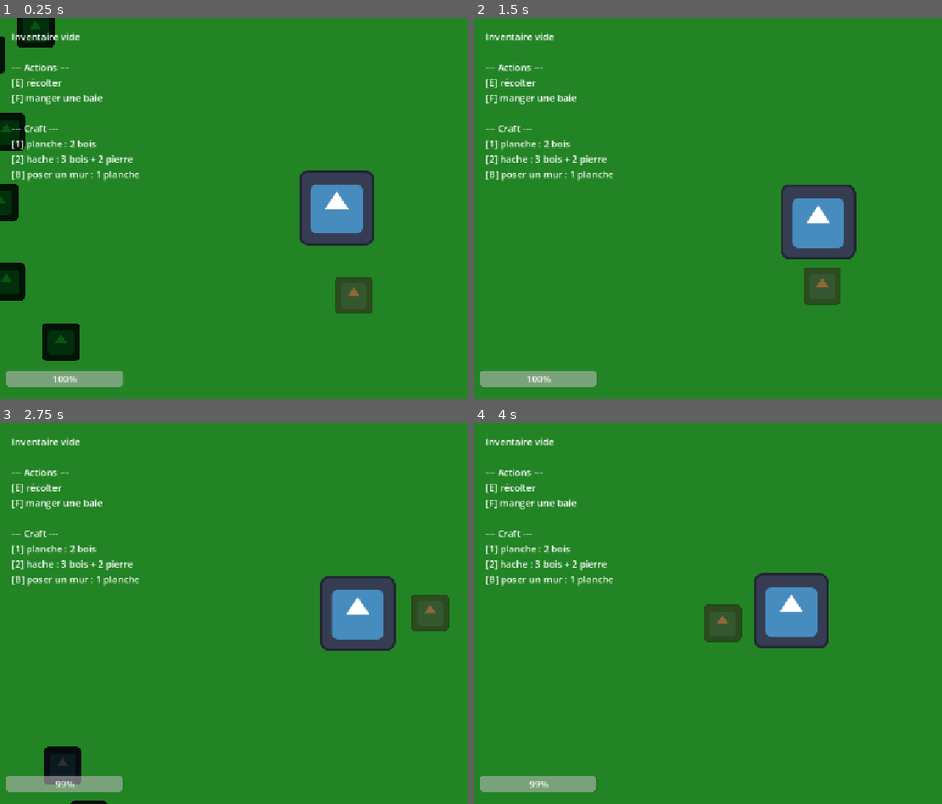
Above: before the commit, frames 1-4 (two rows, left to right).
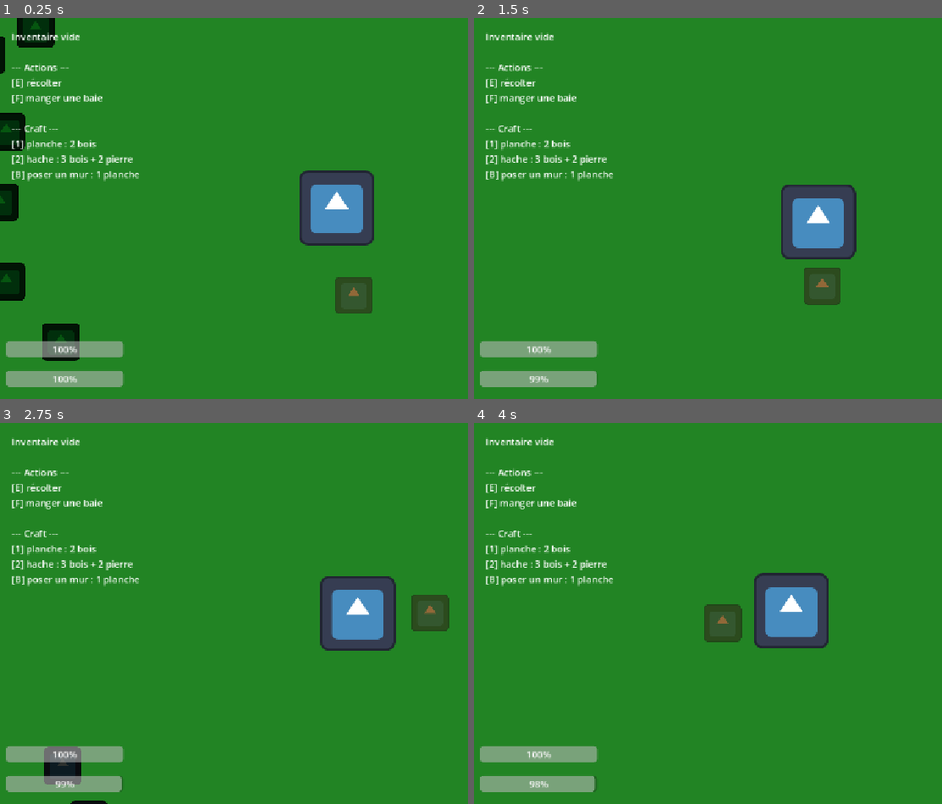
Above: after the commit, the same moments.

Repository: Citrix-games/nouveau-projet-de-jeu
Game: Godot game, scene res://main.tscn
Same seed, same stepped clock (60 frames per second), same inputs: the game is played once before the commit and once after it. The engine's default icon, where the game draws it, is replaced by a stand-in: a white triangle on a blue panel in a dark square.
Inputs:
- Up to frame 1 (0.25 s): no input
- Up to frame 2 (1.5 s): tap Enter at 0.5 s; hold Right (ui_right) 0.53-1.28 s; hold E (interagir) 0.53-1.28 s; hold Down (ui_down) from 1.28 s (still down); tap 1 at 1.35 s
- Up to frame 3 (2.75 s): release Down (ui_down) at 2.03 s; hold Right (ui_right) from 2.03 s (still down); tap 2 at 2.1 s
- Up to frame 4 (4 s): release Right (ui_right) at 2.78 s; hold Up (ui_up) 2.78-3.53 s; tap B at 2.85 s; hold Left (ui_left) from 3.53 s (still down); tap F at 3.6 s

The runs differ from the first frame. In frame 1, 1.1% of the frame differs, in the area x 1-27%, y 84-90%; in frame 2, 1.1%, in the area x 1-27%, y 84-96%; in frame 3, 1.1%; in frame 4, 1.1%.

Commit message:
Étape 7b : vie, mort et Game Over

Diff:
--- a/player.gd
+++ b/player.gd
@@ -8,8 +8,13 @@
 @export var vitesse_faim: float = 1.0
 @export var nourriture_baie: float = 25.0
 @export var manque_min_pour_manger: float = 10.0
+@export var vie_max: float = 100.0
+@export var degats_faim: float = 5.0
+@export var regen_vie: float = 1.0
 
 var faim: float = 100.0
+var vie: float = 100.0
+var est_mort: bool = false
 var inventaire: Dictionary = {}
 var direction_regard: Vector2 = Vector2.DOWN
 var murs_poses: Array = []
@@ -24,24 +29,56 @@
 @onready var label_bois = $CanvasLayer/LabelBois
 @onready var indicateur = $Indicateur
 @onready var barre_faim = $CanvasLayer/BarreFaim
+@onready var barre_vie = $CanvasLayer/BarreVie
+@onready var ecran_game_over = $CanvasLayer/EcranGameOver
+@onready var bouton_recommencer = $CanvasLayer/EcranGameOver/CenterContainer/VBoxContainer/BoutonRecommencer
 
 func _ready():
 	faim = faim_max
+	vie = vie_max
 	barre_faim.max_value = faim_max
 	barre_faim.value = faim
+	barre_vie.max_value = vie_max
+	barre_vie.value = vie
+	ecran_game_over.visible = false
+	bouton_recommencer.pressed.connect(recommencer)
 	afficher_inventaire()
 
 func _physics_process(delta):
+	if est_mort:
+		return
 	var direction = Input.get_vector("ui_left", "ui_right", "ui_up", "ui_down")
 	if direction != Vector2.ZERO:
 		direction_regard = direction.normalized()
 	velocity = direction * speed
 	move_and_slide()
 	mettre_a_jour_indicateur()
+	gerer_survie(delta)
+
+func gerer_survie(delta):
 	faim = maxf(faim - vitesse_faim * delta, 0.0)
 	barre_faim.value = faim
+	if faim <= 0.0:
+		vie -= degats_faim * delta
+	elif faim >= faim_max * 0.5:
+		vie += regen_vie * delta
+	vie = clampf(vie, 0.0, vie_max)
+	barre_vie.value = vie
+	if vie <= 0.0:
+		mourir()
+
+func mourir():
+	est_mort = true
+	velocity = Vector2.ZERO
+	indicateur.visible = false
+	ecran_game_over.visible = true
+
+func recommencer():
+	get_tree().reload_current_scene()
 
 func _unhandled_input(event):
+	if est_mort:
+		return
 	if event.is_action_pressed("interagir"):
 		recolter()
 	elif event is InputEventKey and event.pressed and not event.echo:
--- a/player.tscn
+++ b/player.tscn
@@ -14,7 +14,7 @@
 [node name="Player" type="CharacterBody2D" parent="." unique_id=2038438553]
 motion_mode = 1
 script = ExtResource("1_onrkg")
-vitesse_faim = 0.2
+vitesse_faim = 0.5
 
 [node name="Indicateur" type="Sprite2D" parent="Player" unique_id=787077132]
 scale = Vector2(0.5, 0.5)
@@ -52,3 +52,36 @@
 offset_right = 210.0
 offset_bottom = 627.0
 value = 100.0
+
+[node name="BarreVie" type="ProgressBar" parent="Player/CanvasLayer" unique_id=1238088773]
+offset_left = 10.0
+offset_top = 550.0
+offset_right = 210.0
+offset_bottom = 577.0
+value = 100.0
+
+[node name="EcranGameOver" type="ColorRect" parent="Player/CanvasLayer" unique_id=1633228010]
+anchors_preset = 15
+anchor_right = 1.0
+anchor_bottom = 1.0
+grow_horizontal = 2
+grow_vertical = 2
+color = Color(0.07450981, 0.07450981, 0.07450981, 0.67058825)
+
+[node name="CenterContainer" type="CenterContainer" parent="Player/CanvasLayer/EcranGameOver" unique_id=1342898918]
+layout_mode = 1
+anchors_preset = 15
+anchor_right = 1.0
+anchor_bottom = 1.0
+grow_horizontal = 2
+grow_vertical = 2
+
+[node name="VBoxContainer" type="VBoxContainer" parent="Player/CanvasLayer/EcranGameOver/CenterContainer" unique_id=1500993927]
+layout_mode = 2
+
+[node name="Label" type="Label" parent="Player/CanvasLayer/EcranGameOver/CenterContainer/VBoxContainer" unique_id=671089882]
+layout_mode = 2
+
+[node name="BoutonRecommencer" type="Button" parent="Player/CanvasLayer/EcranGameOver/CenterContainer/VBoxContainer" unique_id=968167270]
+layout_mode = 2
+text = "Recommencer"
